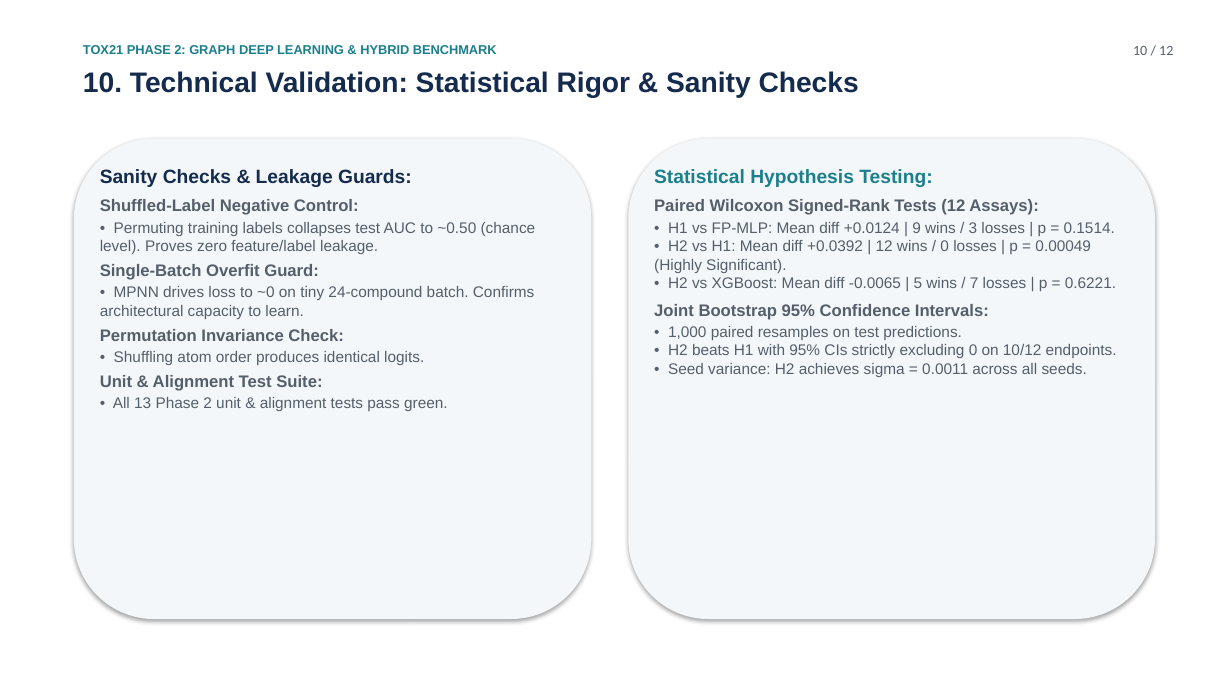
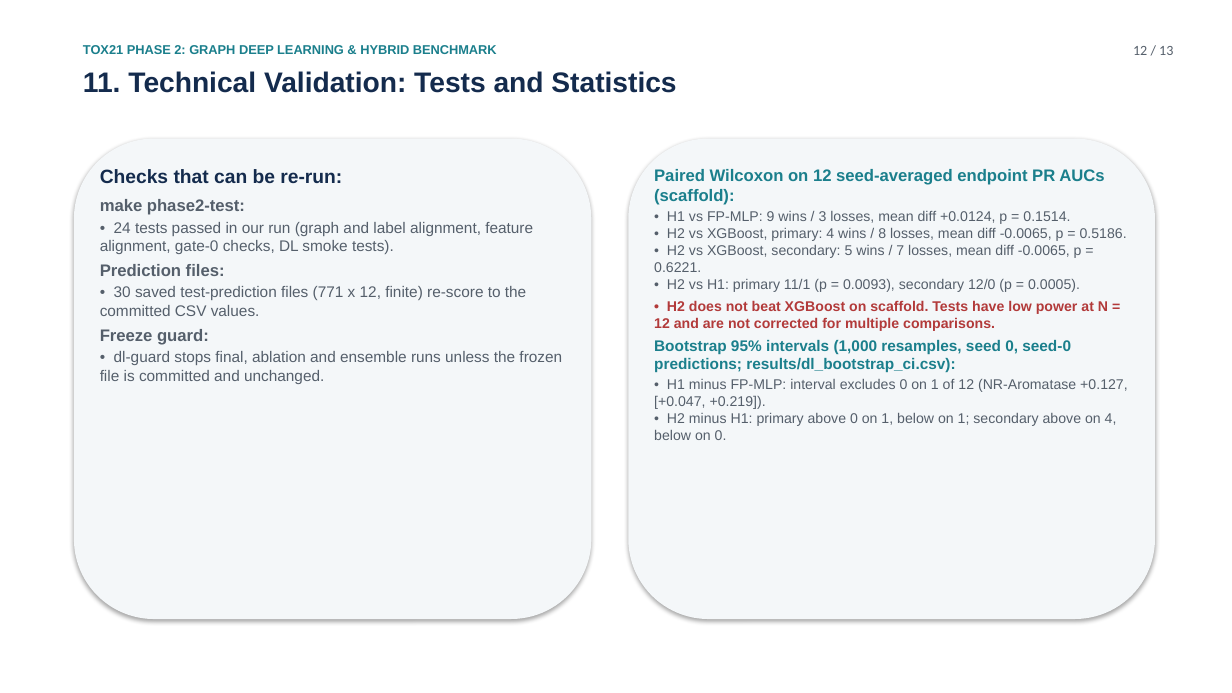
Before and after one commit to GabbyMymus/Molecular-Toxicity-Prediction, a slide deck: slide 12 of tox21-phase1/slides_phase2/tox21_phase2.pptx (slide 11 before the commit). Drawn at 1232x693 pixels with LibreOffice and Linux fonts; fonts in the diff are those of the drawing. Boxes give left, top, right and bottom in pixels: in the first picture for what was removed or moved away, otherwise in the second. Text is boxed around its words. In the diff, an @@ line names an element or a change of style, - is before the commit and + after.

```diff
--- a/tox21-phase1/slides_phase2/tox21_phase2.pptx
+++ b/tox21-phase1/slides_phase2/tox21_phase2.pptx
@@ text at <box>1133,46,1173,55</box>: text changed @@
-10 / 12
+12 / 13
@@ text at <box>83,71,676,93</box>: text changed @@
-10. Technical Validation: Statistical Rigor & Sanity Checks
+11. Technical Validation: Tests and Statistics
@@ text at <box>100,169,562,384</box>: text changed @@
-Sanity Checks & Leakage Guards:
-Shuffled-Label Negative Control:
-• Permuting training labels collapses test AUC to ~0.50 (chance level). Proves zero feature/label leakage.
-Single-Batch Overfit Guard:
-• MPNN drives loss to ~0 on tiny 24-compound batch. Confirms architectural capacity to learn.
-Permutation Invariance Check:
-• Shuffling atom order produces identical logits.
-Unit & Alignment Test Suite:
-• All 13 Phase 2 unit & alignment tests pass green.
+Checks that can be re-run:
+make phase2-test:
+• 24 tests passed in our run (graph and label alignment, feature alignment, gate-0 checks, DL smoke tests).
+Prediction files:
+• 30 saved test-prediction files (771 x 12, finite) re-score to the committed CSV values.
+Freeze guard:
+• dl-guard stops final, ablation and ensemble runs unless the frozen file is committed and unchanged.
@@ text at <box>654,169,1128,440</box>: text changed; size 12 to 11 pt @@
-Statistical Hypothesis Testing:
-Paired Wilcoxon Signed-Rank Tests (12 Assays):
-• H1 vs FP-MLP: Mean diff +0.0124 | 9 wins / 3 losses | p = 0.1514.
-• H2 vs H1: Mean diff +0.0392 | 12 wins / 0 losses | p = 0.00049 (Highly Significant).
-• H2 vs XGBoost: Mean diff -0.0065 | 5 wins / 7 losses | p = 0.6221.
-Joint Bootstrap 95% Confidence Intervals:
-• 1,000 paired resamples on test predictions.
-• H2 beats H1 with 95% CIs strictly excluding 0 on 10/12 endpoints.
-• Seed variance: H2 achieves sigma = 0.0011 across all seeds.
+Paired Wilcoxon on 12 seed-averaged endpoint PR AUCs (scaffold):
+• H1 vs FP-MLP: 9 wins / 3 losses, mean diff +0.0124, p = 0.1514.
+• H2 vs XGBoost, primary: 4 wins / 8 losses, mean diff -0.0065, p = 0.5186.
+• H2 vs XGBoost, secondary: 5 wins / 7 losses, mean diff -0.0065, p = 0.6221.
+• H2 vs H1: primary 11/1 (p = 0.0093), secondary 12/0 (p = 0.0005).
+• H2 does not beat XGBoost on scaffold. Tests have low power at N = 12 and are not corrected for multiple comparisons.
+Bootstrap 95% intervals (1,000 resamples, seed 0, seed-0 predictions; results/dl_bootstrap_ci.csv):
+• H1 minus FP-MLP: interval excludes 0 on 1 of 12 (NR-Aromatase +0.127, [+0.047, +0.219]).
+• H2 minus H1: primary above 0 on 1, below on 1; secondary above on 4, below on 0.
```
Also in this commit, not shown: 9 other slides changed, 3 slides added, 2 slides removed, 2 other files.
